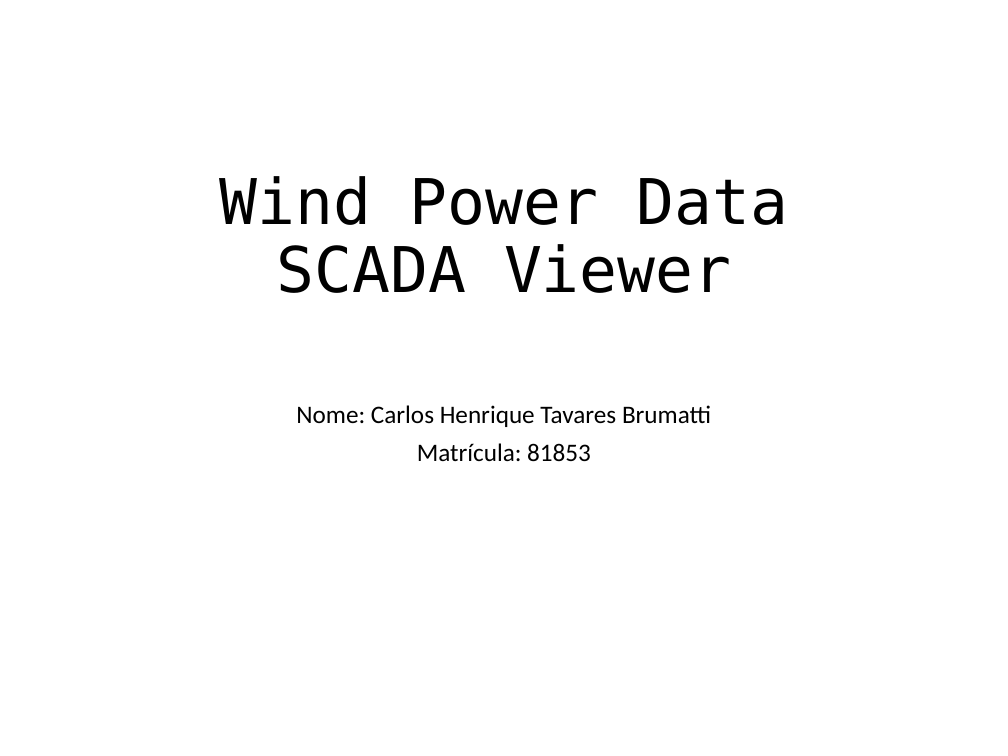
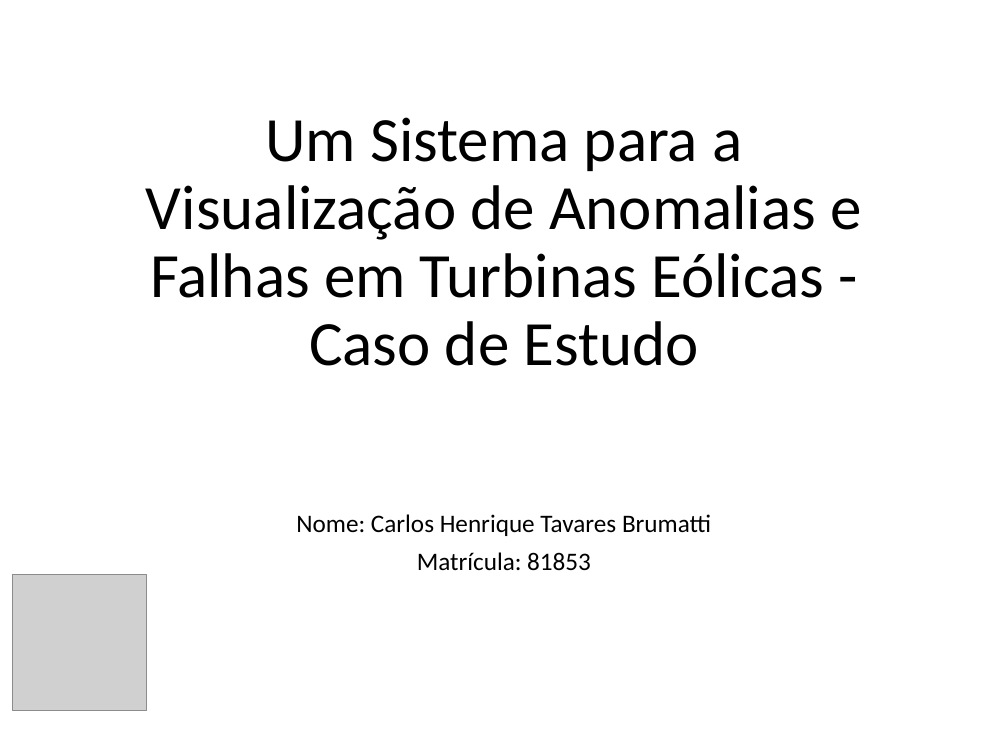
Before and after one commit to TavaresCarlos/INF723-Visualizacao-de-Dados-, a slide deck: slide 1 of presentation/apresentação.pptx (slide 2 before the commit). Drawn at 1008x756 pixels with LibreOffice and Linux fonts; fonts in the diff are those of the drawing; grey boxes stand for pictures; background and template pictures are left out. Boxes give left, top, right and bottom in pixels: in the first picture for what was removed or moved away, otherwise in the second. Text is boxed around its words. In the diff, an @@ line names an element or a change of style, - is before the commit and + after.

```diff
--- a/presentation/apresentação.pptx
+++ b/presentation/apresentação.pptx
@@ title at [146,117,861,366]: text changed; font DejaVu Sans Mono to Calibri @@
-Wind Power Data SCADA Viewer
+Um Sistema para a Visualização de Anomalias e Falhas em Turbinas Eólicas - Caso de Estudo
@@ subtitle "Nome: Carlos Henrique Tavares Brumatti": place and size @@
-subtitle "Nome: Carlos Henrique Tavares Brumatti" at [296,405,711,462]
+subtitle "Nome: Carlos Henrique Tavares Brumatti" at [296,514,711,571]
@@ picture added at [12,575,147,711] @@
```
Also in this commit, not shown: 5 other slides changed, 8 slides added, 3 slides removed, 28 other files.
